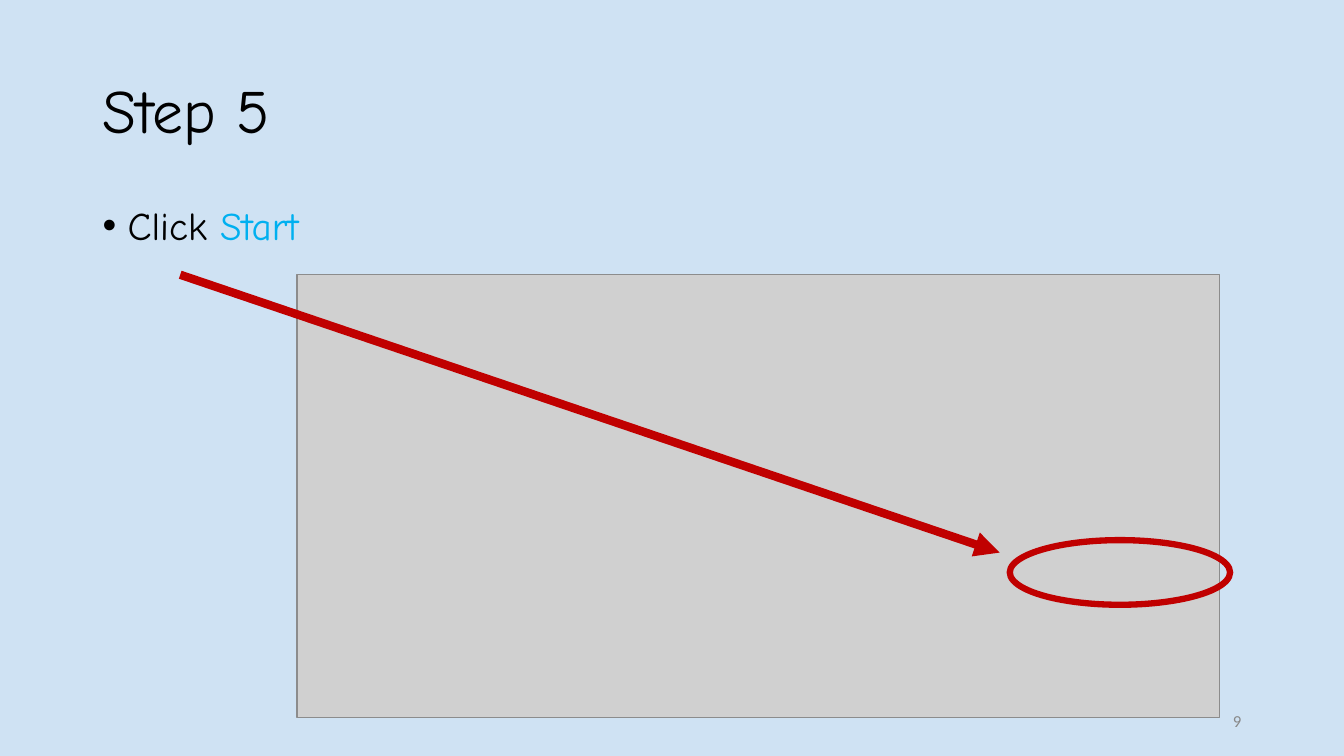
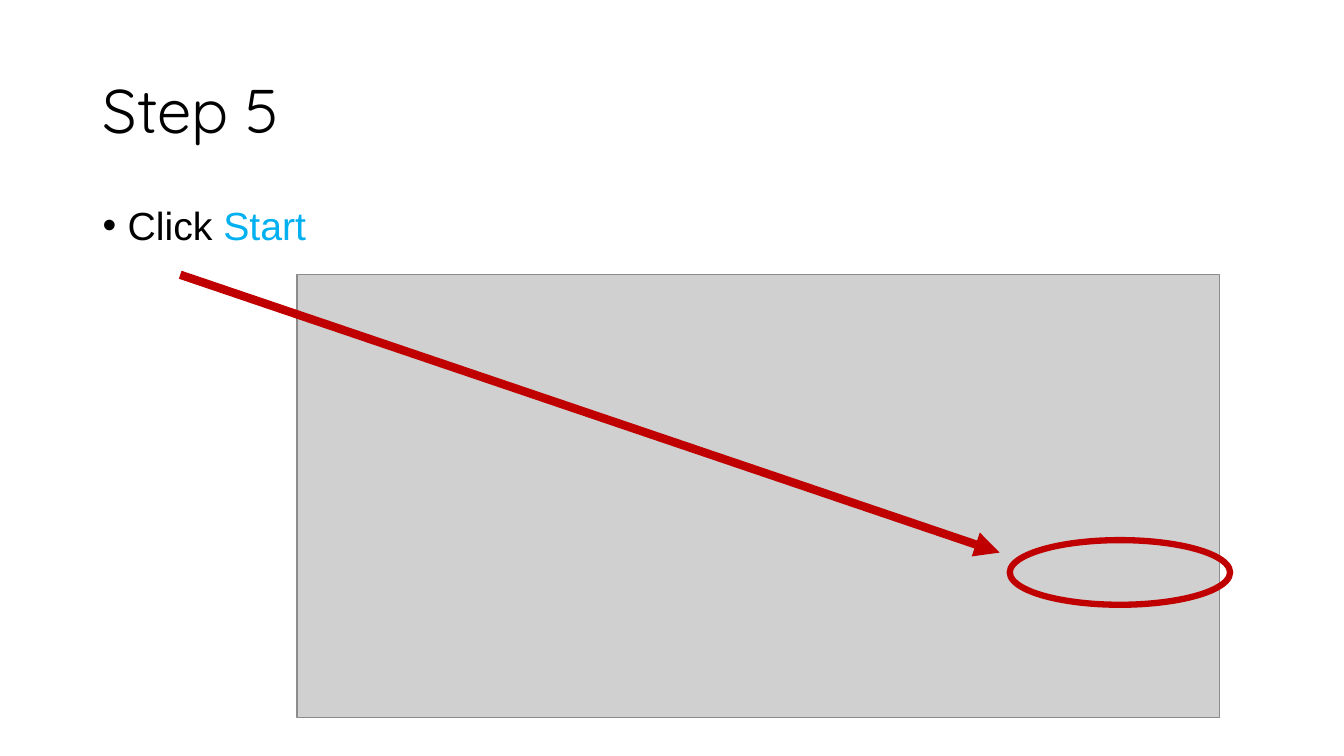
Before and after one commit to BMW-lab-MSU/game-controller-summer-camp, a slide deck: slide 13 of slides/programming-your-own-world-slides.odp (slide 9 before the commit). Drawn at 1344x756 pixels with LibreOffice and Linux fonts; fonts in the diff are those of the drawing; grey boxes stand for pictures. Boxes give left, top, right and bottom in pixels: in the first picture for what was removed or moved away, otherwise in the second. Text is boxed around its words. In the diff, an @@ line names an element or a change of style, - is before the commit and + after.

```diff
--- a/slides/programming-your-own-world-slides.odp
+++ b/slides/programming-your-own-world-slides.odp
@@ background #CFE2F3 to #FFFFFF @@
@@ title "Step 5" at (102,89,280,146): font Comic Neue to Quicksand @@
@@ text "Click Start" at (128,211,306,241): font Comic Neue to Arial @@
@@ page number removed at (1233,716,1241,727) @@
-9
```
Also in this commit, not shown: 12 other slides changed, 6 slides added, 1 slide removed.
